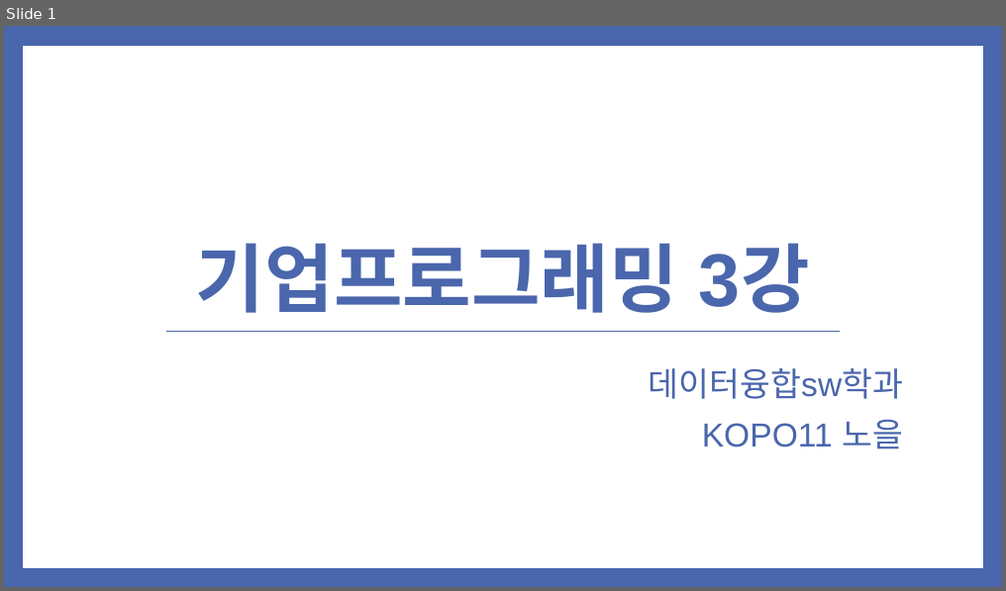
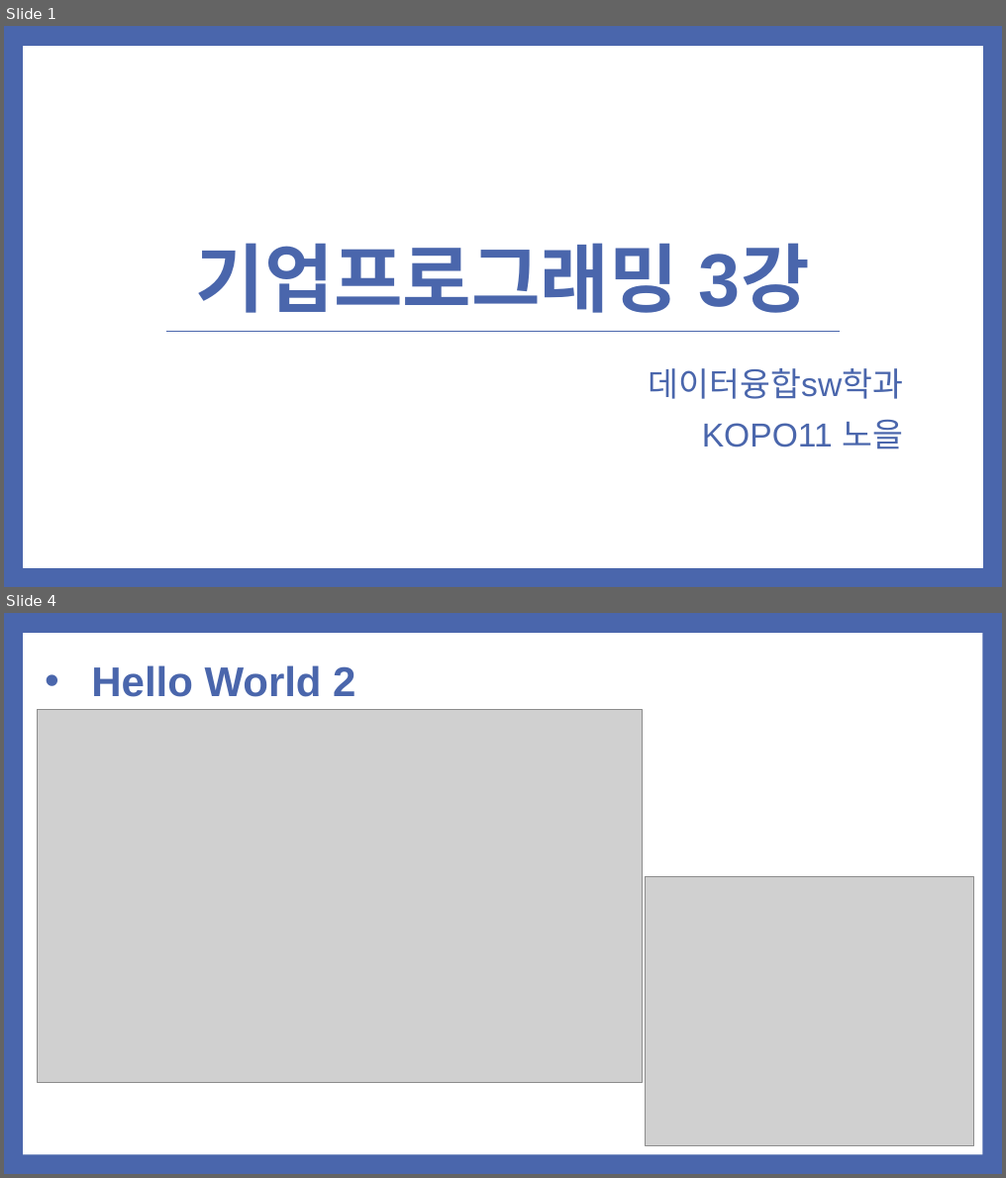
Before and after one commit to noheul1030/KOPO-HTML, a slide deck: 과제PPT/기업업무 3강.pptx. Shown one above the other, each under a label of ours: slide 1 before the commit, slides 1 and 4 after it; the slides between them are not shown. The pictures are 1006x591 and 1006x1178 pixels, drawn with LibreOffice and Linux fonts; fonts in the diff are those of the drawing; grey boxes stand for pictures. Boxes give left, top, right and bottom in pixels: in the first picture for what was removed or moved away, otherwise in the second. Text is boxed around its words. In the diff, an @@ line names an element or a change of style, - is before the commit and + after.

```diff
--- a/과제PPT/기업업무 3강.pptx
+++ b/과제PPT/기업업무 3강.pptx
@@ slide 4 added at (4, 613, 1002, 1174), background #4A66AC @@
@@ rectangle added at (23, 633, 982, 1155), fill #FFFFFF @@
@@ text added at (91, 665, 355, 697), 40 pt, text #4A66AC, bold @@
+• Hello World 2
@@ picture added at (38, 710, 643, 1082) @@
@@ picture added at (645, 876, 973, 1146) @@
```
Also in this commit, not shown: 1 slide changed, 26 other slides added, 25 slides removed.
